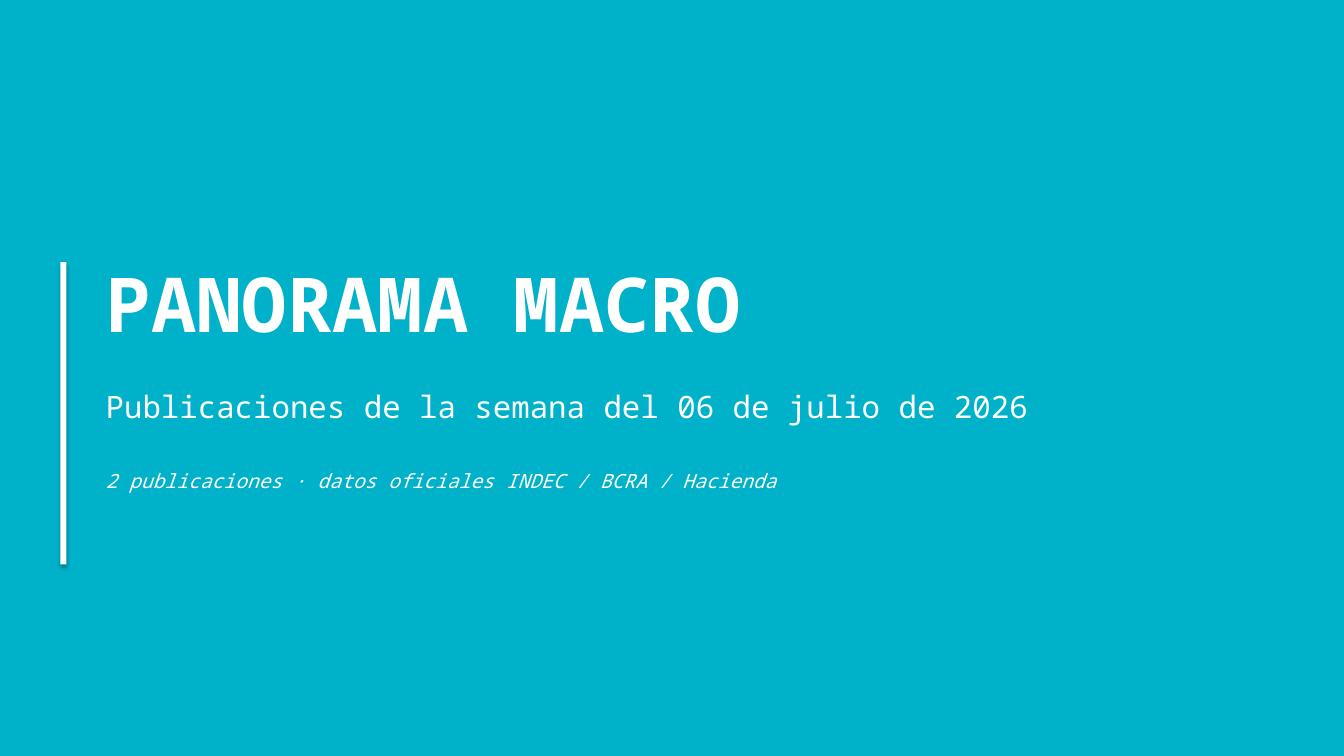
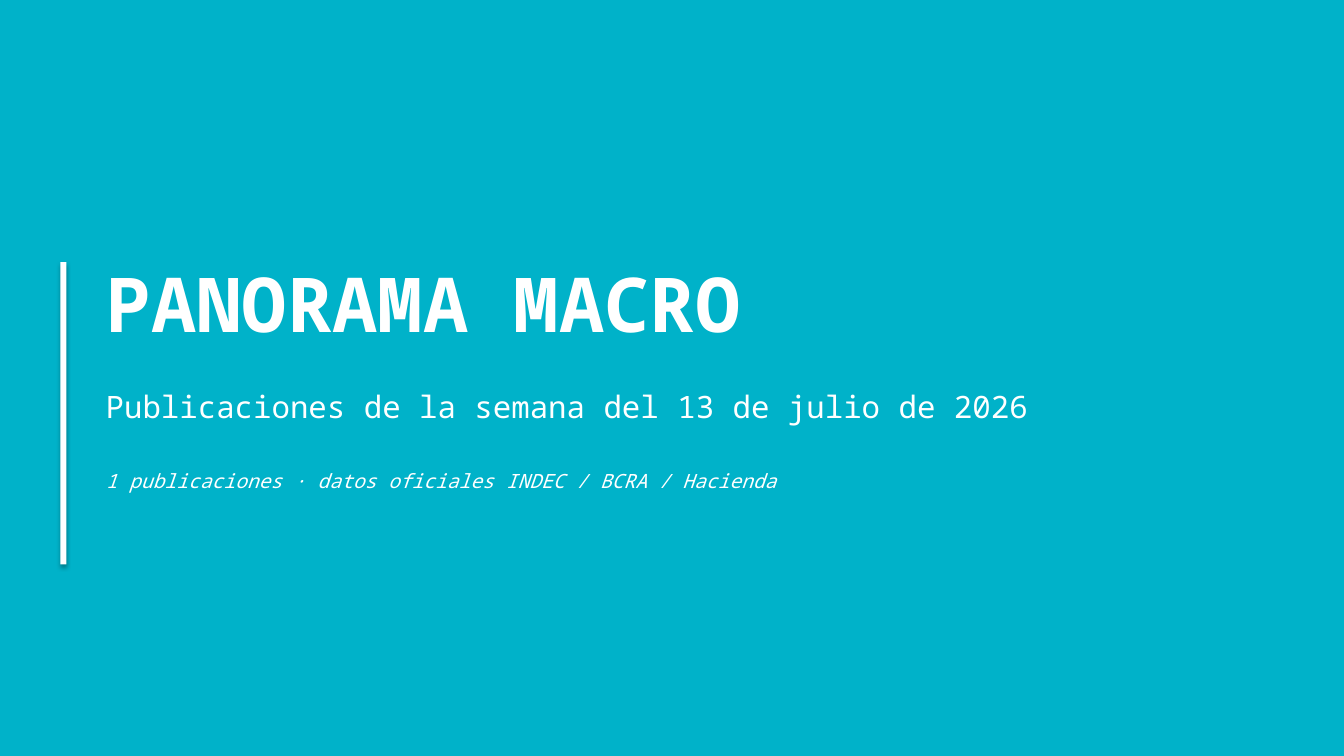
Before and after one commit to nwalovnik/boludos-ppt, a slide deck: slide 1 of publicaciones_semana.pptx. Drawn at 1344x756 pixels with LibreOffice and Linux fonts; fonts in the diff are those of the drawing. Boxes give left, top, right and bottom in pixels: in the first picture for what was removed or moved away, otherwise in the second. Text is boxed around its words. In the diff, an @@ line names an element or a change of style, - is before the commit and + after.

Commit message:
data: update 2026-07-14 ( data.json despidos.json scraper/historical_despidos.json publicaciones_semana.pptx rrii_brutas.xlsx)

```diff
--- a/publicaciones_semana.pptx
+++ b/publicaciones_semana.pptx
@@ text at (x1=106, y1=394, x2=1028, y2=426): text changed @@
-Publicaciones de la semana del 06 de julio de 2026
+Publicaciones de la semana del 13 de julio de 2026
@@ text at (x1=106, y1=473, x2=776, y2=493): text changed @@
-2 publicaciones · datos oficiales INDEC / BCRA / Hacienda
+1 publicaciones · datos oficiales INDEC / BCRA / Hacienda
```
Also in this commit, not shown: 1 other slide changed, 1 slide removed, 4 other files.
